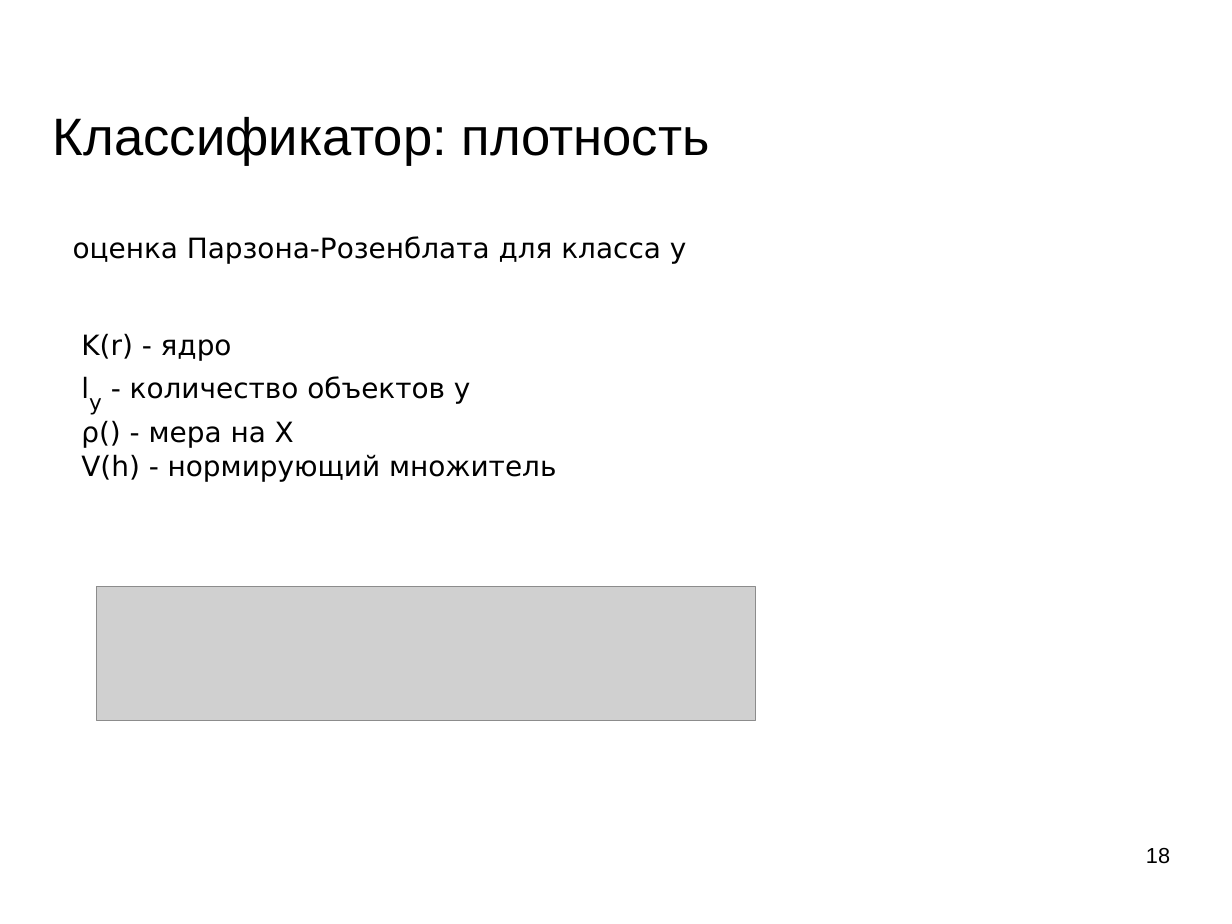
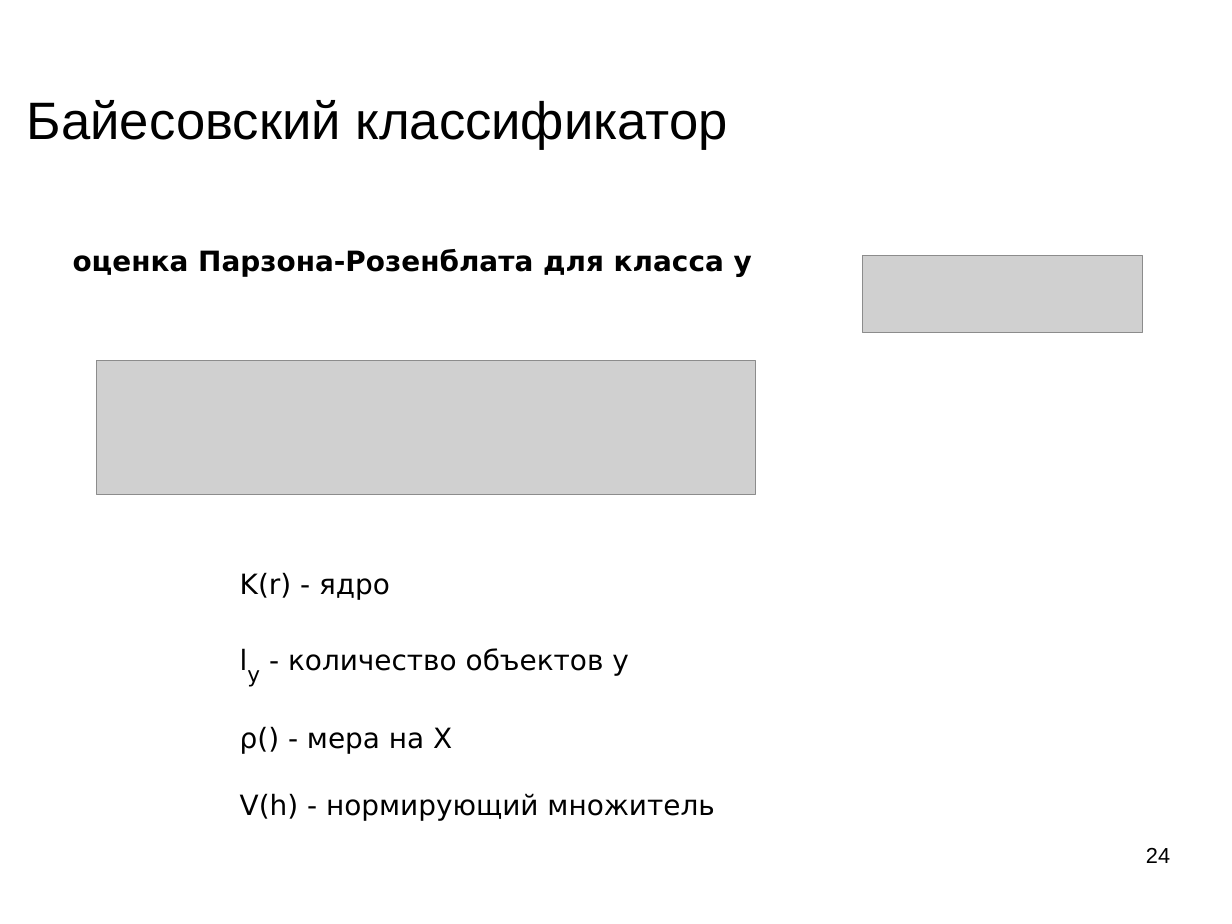
Before and after one commit to mechanoid5/ml_lectorium_legacy, a slide deck: slide 24 of 04-bayes.odp (slide 18 before the commit). Drawn at 1232x924 pixels with LibreOffice and Linux fonts; fonts in the diff are those of the drawing; grey boxes stand for pictures; background and template pictures are left out. Boxes give left, top, right and bottom in pixels: in the first picture for what was removed or moved away, otherwise in the second. Text is boxed around its words. In the diff, an @@ line names an element or a change of style, - is before the commit and + after.

```diff
--- a/04-bayes.odp
+++ b/04-bayes.odp
@@ title at box(27, 100, 728, 150): text changed @@
-Классификатор: плотность
+Байесовский классификатор
@@ text "оценка Парзона-Розенблата для класса y": place and size @@
-text "оценка Парзона-Розенблата для класса y" at box(73, 236, 687, 264)
+text "оценка Парзона-Розенблата для класса y" at box(73, 249, 752, 276)
@@ text "оценка Парзона-Розенблата для класса y" at box(73, 249, 752, 276): bold on @@
@@ picture added at box(863, 255, 1143, 332) @@
@@ picture: place and size @@
-picture at box(97, 587, 756, 720)
+picture at box(97, 361, 756, 494)
@@ text "K(r) - ядро" rewrapped from box(81, 333, 556, 481) to box(240, 572, 714, 821) @@
@@ page number at box(1146, 848, 1170, 863): text changed @@
-18
+24
```
Also in this commit, not shown: 16 other slides changed, 8 slides added, 2 slides removed, 1 other file.
